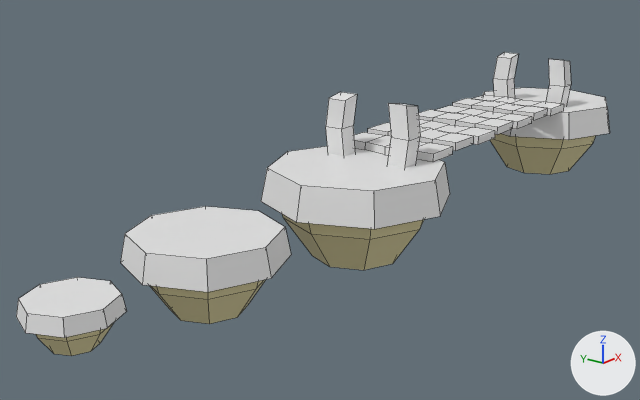
A saved change to the Blender file project.blend.
Camera for both pictures: a camera (50 mm lens) standing at (-9.4, -13.9, 7.1) and looking at (10.7, 1.6, -0.8). The axes (+X, +Y, +Z) are drawn at lower right. The lights are the same throughout. Mesh edges are drawn as thin lines.

Objects in the first picture: 'Cube', 'PlatformBig', 'PlatformBig.001', 'PlatformMedium', 'PlatformSmall'.
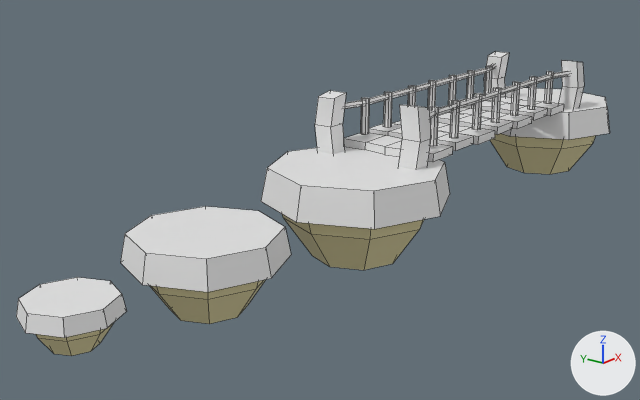
Changed parts and their boxes [x1, y1, x2, y2] in the pictures (640 x 400 px; the box of a moved part takes in the faces that stretch with it):
'Cube', reshaped (10% wider)
    before: [326, 52, 571, 168]
    after: [315, 51, 584, 170]
part 1 of me_cube, added
    after: [383, 91, 392, 128]
part 2 of me_cube, added
    after: [450, 100, 460, 138]
part 3 of me_cube, added
    after: [408, 85, 416, 106]
part 4 of me_cube, added
    after: [472, 93, 482, 130]
part 5 of me_cube, added
    after: [428, 80, 436, 111]
part 6 of me_cube, added
    after: [492, 87, 501, 123]
part 7 of me_cube, added
    after: [448, 75, 457, 105]
part 8 of me_cube, added
    after: [511, 81, 520, 116]
part 9 of me_cube, added
    after: [466, 70, 475, 99]
part 10 of me_cube, added
    after: [528, 76, 537, 110]
part 11 of me_cube, added
    after: [484, 65, 493, 94]
part 12 of me_cube, added
    after: [544, 71, 554, 104]
part 13 of me_cube, added
    after: [361, 97, 370, 135]
part 14 of me_cube, added
    after: [430, 106, 439, 146]
part 15 of me_cube, added
    after: [429, 71, 570, 118]
part 16 of me_cube, added
    after: [344, 64, 496, 109]
part 17 of me_cube, moved or reshaped
    before: [326, 92, 420, 168]
    after: [315, 90, 431, 170]
part 18 of me_cube, moved or reshaped
    before: [493, 52, 571, 107]
    after: [484, 51, 584, 109]

The change, as a list of edits to the scene's bpy script:
```text
Add mat_material:
    mat_material = principled_material('Material')
    mat_material.base_color = (0.8, 0.8, 0.8)  # white #e7e7e7
Add mat_material_002:
    mat_material_002 = principled_material('Material.002')
    mat_material_002.base_color = (0.8, 0.8, 0.8)  # white #e7e7e7
Add mat_material_001:
    mat_material_001 = principled_material('Material.001')
    mat_material_001.base_color = (0.8, 0.8, 0.8)  # white #e7e7e7
Change me_cube:
    used by ob_cube; location = (11.13, -0.91, 1.4); scale = (0.291, 0.291, 0.949)
    remove me_cube.from_pydata(...)  # 258 vertices, 235 faces; spans x -1.0..37.2, y -2.0..8.8, z -1.0..1.0
    add me_cube.from_pydata(...)  # 542 vertices, 427 faces; spans x -1.0..37.2, y -3.1..9.8, z -1.0..1.0
    me_cube part 1: a new loose piece, an 8-sided cylinder along z spanning x 8.43..9.32, y 7.05..7.94, z -0.5..0.66, in mat_material (white #e7e7e7)
    me_cube part 2: a new loose piece, an 8-sided cylinder along z spanning x 8.43..9.32, y -1.17..-0.28, z -0.5..0.67, in mat_material (white #e7e7e7)
    me_cube part 3: a new loose piece, an 8-sided cylinder along z spanning x 13.25..14.14, y 7.05..7.94, z -0.5..0.66, in mat_material (white #e7e7e7)
    me_cube part 4: a new loose piece, an 8-sided cylinder along z spanning x 13.25..14.14, y -1.17..-0.28, z -0.5..0.67, in mat_material (white #e7e7e7)
    me_cube part 5: a new loose piece, an 8-sided cylinder along z spanning x 17.62..18.52, y 7.05..7.94, z -0.5..0.66, in mat_material (white #e7e7e7)
    me_cube part 6: a new loose piece, an 8-sided cylinder along z spanning x 17.62..18.52, y -1.17..-0.28, z -0.5..0.67, in mat_material (white #e7e7e7)
    me_cube part 7: a new loose piece, an 8-sided cylinder along z spanning x 22.36..23.25, y 7.05..7.94, z -0.5..0.66, in mat_material (white #e7e7e7)
    me_cube part 8: a new loose piece, an 8-sided cylinder along z spanning x 22.36..23.25, y -1.17..-0.28, z -0.5..0.67, in mat_material (white #e7e7e7)
    me_cube part 9: a new loose piece, an 8-sided cylinder along z spanning x 26.83..27.72, y 7.05..7.94, z -0.5..0.66, in mat_material (white #e7e7e7)
    me_cube part 10: a new loose piece, an 8-sided cylinder along z spanning x 26.83..27.72, y -1.17..-0.28, z -0.5..0.67, in mat_material (white #e7e7e7)
    me_cube part 11: a new loose piece, an 8-sided cylinder along z spanning x 31.57..32.46, y 7.05..7.94, z -0.5..0.66, in mat_material (white #e7e7e7)
    me_cube part 12: a new loose piece, an 8-sided cylinder along z spanning x 31.57..32.46, y -1.17..-0.28, z -0.5..0.67, in mat_material (white #e7e7e7)
    me_cube part 13: a new loose piece, an 8-sided cylinder along z spanning x 4.13..5.02, y 7.05..7.94, z -0.5..0.66, in mat_material (white #e7e7e7)
    me_cube part 14: a new loose piece, an 8-sided cylinder along z spanning x 4.13..5.02, y -1.17..-0.28, z -0.5..0.67, in mat_material (white #e7e7e7)
    me_cube part 15: a new loose piece of 30 vertices spanning x 0.8..35.6, y -2.0..-0.5, z 0.4..0.6, in mat_material_001 (white #e7e7e7)
    me_cube part 16: a new loose piece of 30 vertices spanning x 0.5..35.6, y 7.2..8.9, z 0.4..0.6, in mat_material_001 (white #e7e7e7)
    me_cube part 17: 24 vertices moved from x -1.0..1.0, y -1.4..8.4, z -1.0..1.0 to x -1.0..1.0, y -2.7..9.8, z -1.0..1.0
    me_cube part 18: 24 vertices moved from x 35.2..37.2, y -1.4..8.4, z -1.0..1.0 to x 35.2..37.2, y -3.1..9.8, z -1.0..1.0
    add me_cube.materials.append(mat_material)  # white #e7e7e7
    add me_cube.materials.append(mat_material_001)  # white #e7e7e7
    add me_cube.materials.append(mat_material_002)  # white #e7e7e7
```
